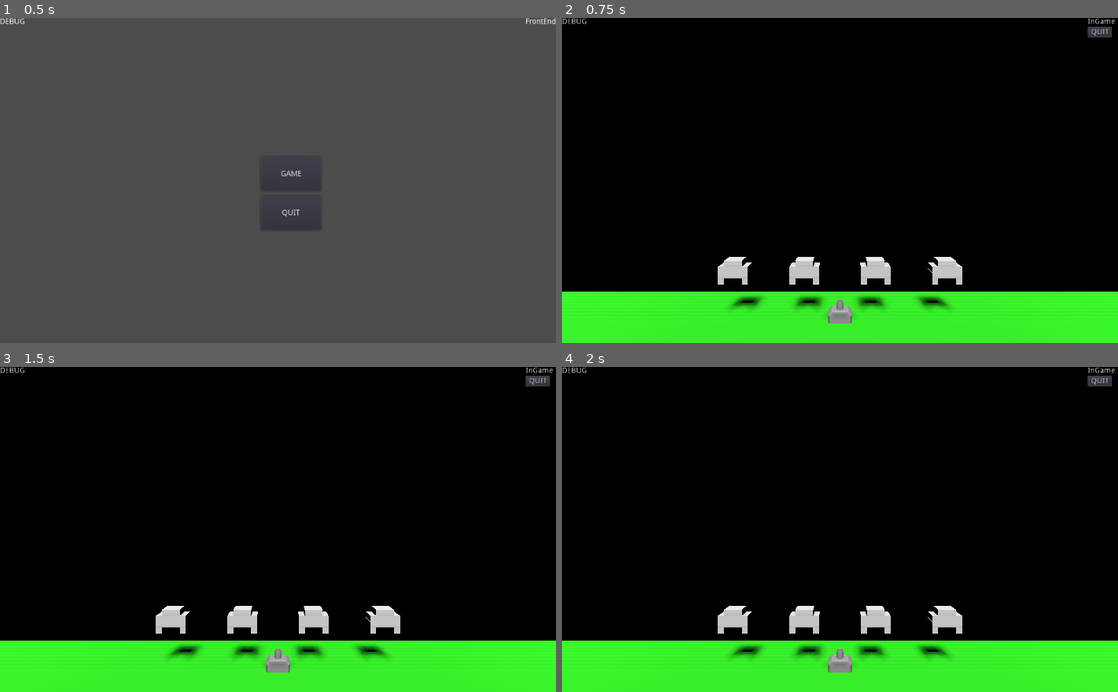
Above: before the commit, frames 1-4 (two rows, left to right).
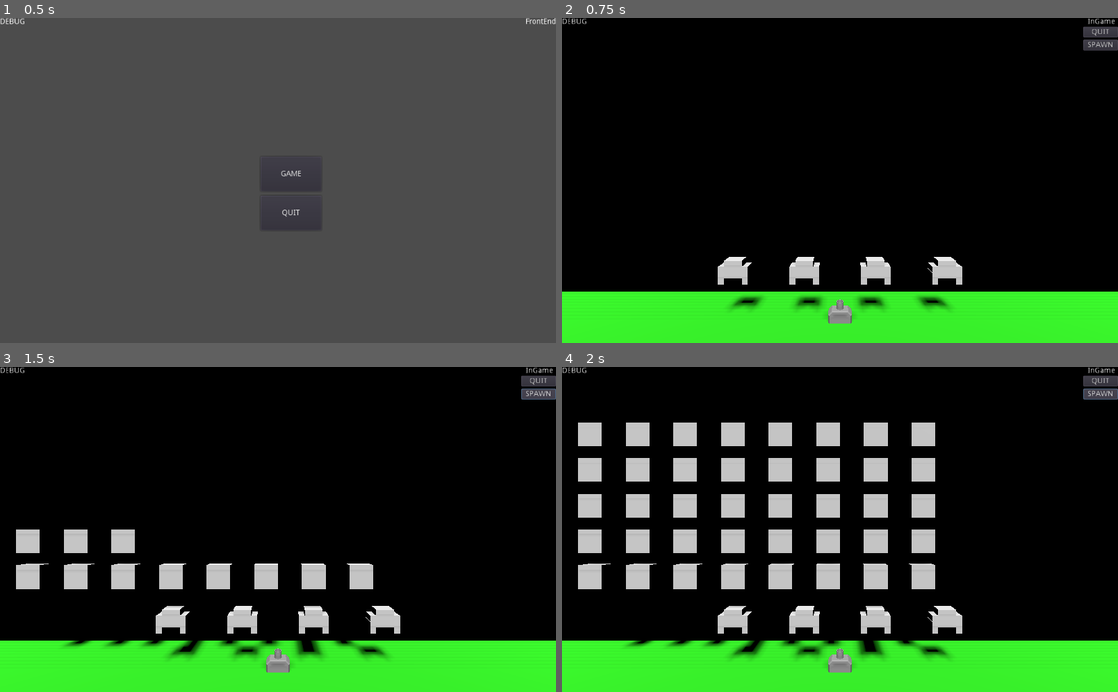
Above: after the commit, the same moments.

Repository: mslinklater/Spaceys_Godot_Edition
Game: Godot game, scene res://Scenes/boot.tscn
The game is run twice, just before and just after one commit, with the same random seed, the same clock (stepped at 60 frames per second) and the same inputs.
Inputs (mouse positions are in pixels of both pictures, inside the frame that each line leads up to):
- Up to frame 1 (0.5 s): no input
- Up to frame 2 (0.75 s): click "GAME" at 0.5 s
- Up to frame 3 (1.5 s): click (539, 393) at 1.25 s, where only the run after the commit has a clickable "SPAWN"
- Up to frame 4 (2 s): no input

Frame 1 is identical in both runs. In frame 2, 0.3% of the frame differs, in the area x 93-100%, y 2-11%; in frame 3, 4.6%; in frame 4, 14%, in the area x 2-100%, y 2-87%.

Commit message:
Started moving aliens

Diff:
--- a/Scenes/game.tscn
+++ b/Scenes/game.tscn
@@ -26,11 +26,18 @@
 text = "InGame"
 
 [node name="QuitButton" type="Button" parent="TempUI"]
-margin_left = 968.0
+margin_left = 960.0
 margin_top = 16.0
-margin_right = 1013.0
+margin_right = 1024.0
 margin_bottom = 36.0
 text = "QUIT"
+
+[node name="SpawnButton" type="Button" parent="TempUI"]
+margin_left = 960.0
+margin_top = 40.0
+margin_right = 1024.0
+margin_bottom = 60.0
+text = "SPAWN"
 
 [node name="Camera" type="Camera" parent="."]
 transform = Transform( 1, 0, 0, 0, 1, 0, 0, 0, 1, 0, 12.7488, 20.0217 )
@@ -66,5 +73,15 @@
 
 [node name="AlienSwarm" type="Spatial" parent="."]
 script = ExtResource( 7 )
+num_columns = 8
+num_rows = 5
+spacing = Vector2( 4, 3 )
+alien_scene = ExtResource( 6 )
+move_extent = 5.0
+move_amount = 0.25
+drop_amount = 0.5
+start_height = 8.0
+per_level_drop = 0.25
 
 [connection signal="pressed" from="TempUI/QuitButton" to="." method="_on_QuitButton_pressed"]
+[connection signal="pressed" from="TempUI/SpawnButton" to="." method="_on_SpawnButton_pressed"]
--- a/Scripts/AlienSwarm.gd
+++ b/Scripts/AlienSwarm.gd
@@ -6,21 +6,73 @@
 
 export(int, 1, 10) var num_columns
 export(int, 1, 6) var num_rows
+export(Vector2) var spacing
+export(PackedScene) var alien_scene
+export(float) var move_extent
+export(float) var move_amount
+export(float) var drop_amount
+export(float) var start_height
+export(float) var per_level_drop
 
 enum SwarmPhase { EMPTY, BUILDING, RUNNING }
+enum MoveDirection { RIGHT, DOWN, LEFT }
 
 var current_phase = SwarmPhase.EMPTY
+var current_move = MoveDirection.RIGHT
 var active_list = []
+var update_index = 0
 
 func _ready():
 	current_phase = SwarmPhase.EMPTY
 	active_list = []
+	Singletons.alien_swarm = self
+
+func _exit_tree():
+	Singletons.alien_swarm = null
 
 func _process(delta):
 	match current_phase:
 		SwarmPhase.EMPTY:
 			pass
 		SwarmPhase.BUILDING:
-			pass
+			if active_list.size() < num_columns * num_rows:
+				# add one more alien
+				add_alien()
+			else:
+				current_phase = SwarmPhase.RUNNING
+				update_index = 0
+				current_move = MoveDirection.RIGHT
 		SwarmPhase.RUNNING:
-			pass
+			move_aliens()
+
+func kill_alien(alien):
+	var alien_index = active_list.find(alien)
+	if update_index >= alien_index:
+		update_index -= 1
+	var size = active_list.size()
+	active_list.erase(alien)
+	alien.queue_free()
+	var new_size = active_list.size()
+	assert(size == new_size + 1)
+
+func move_aliens():
+	match current_move:
+		MoveDirection.LEFT:
+			active_list[update_index].translation.x -= move_amount
+		MoveDirection.RIGHT:
+			active_list[update_index].translation.x += move_amount
+		MoveDirection.DOWN:
+			active_list[update_index].translation.x += drop_amount
+	update_index += 1
+	update_index = update_index % active_list.size()
+
+func add_alien():
+	var new_index = active_list.size()
+	var new_column = new_index % num_columns
+	var new_row = new_index / num_columns
+	var new_alien = alien_scene.instance()
+	var swarm_width = spacing.x * num_columns
+	new_alien.translation.x = (new_column * spacing.x) - move_extent - (swarm_width * 0.5)
+	new_alien.translation.y = (new_row * spacing.y) + start_height
+	add_child(new_alien)
+	active_list.append(new_alien)
--- a/Scripts/Bullet.gd
+++ b/Scripts/Bullet.gd
@@ -19,8 +19,9 @@
 			var barrierbrick = _col.collider as BarrierBrick
 			if barrierbrick:
 				pass
-#			else:
-#				var alien = _col.collider as
+			var alien = _col.collider as Alien
+			if alien:
+				Singletons.alien_swarm.kill_alien(_col.collider)
 			_col.collider.queue_free()
 			destroy_self = true
 
--- a/Scripts/GameController.gd
+++ b/Scripts/GameController.gd
@@ -25,3 +25,7 @@
 
 func quit_to_front_end():
 	RootController.enter_front_end()
+
+func _on_SpawnButton_pressed():
+	if $AlienSwarm.current_phase == AlienSwarm.SwarmPhase.EMPTY:
+		$AlienSwarm.current_phase = AlienSwarm.SwarmPhase.BUILDING
--- /dev/null
+++ b/Scripts/Singletons.gd
@@ -0,0 +1,3 @@
+extends Node
+
+var alien_swarm: AlienSwarm
--- a/project.godot
+++ b/project.godot
@@ -39,6 +39,7 @@
 [autoload]
 
 RootController="*res://Scripts/RootController.gd"
+Singletons="*res://Scripts/Singletons.gd"
 
 [input]
 
